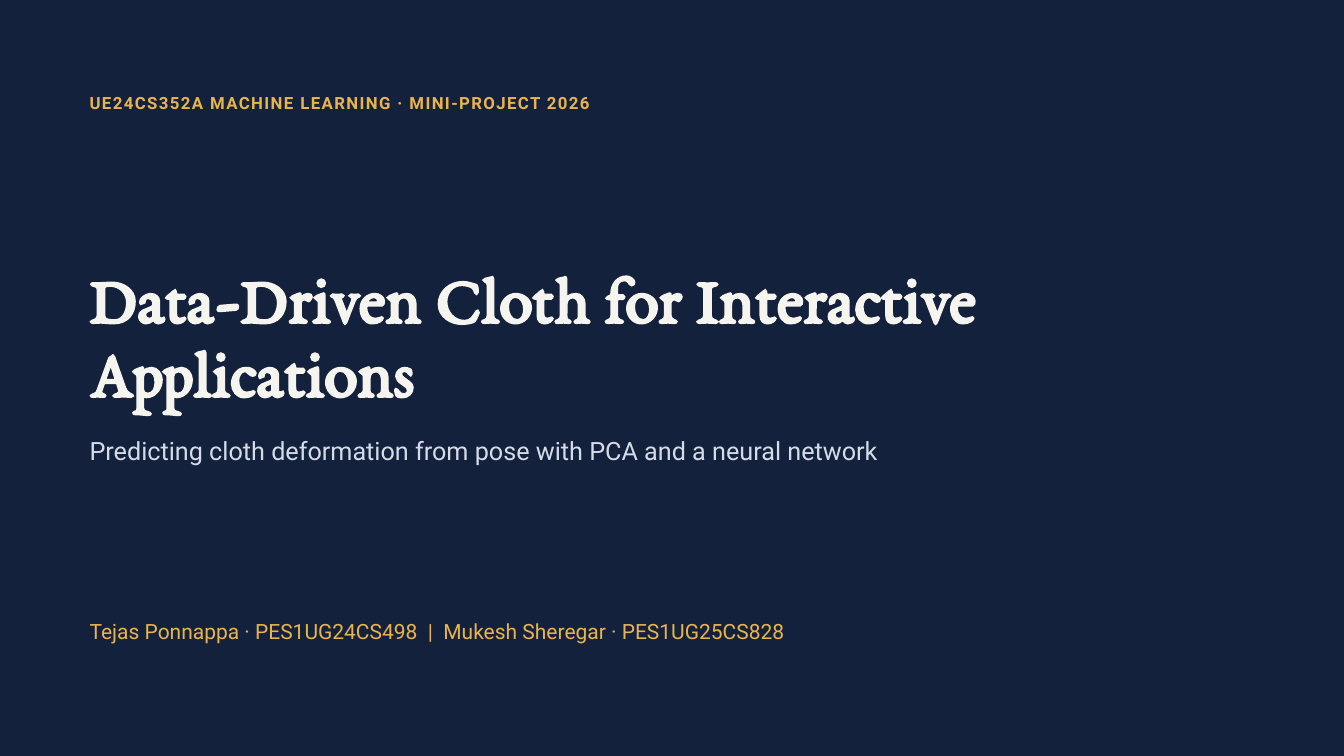
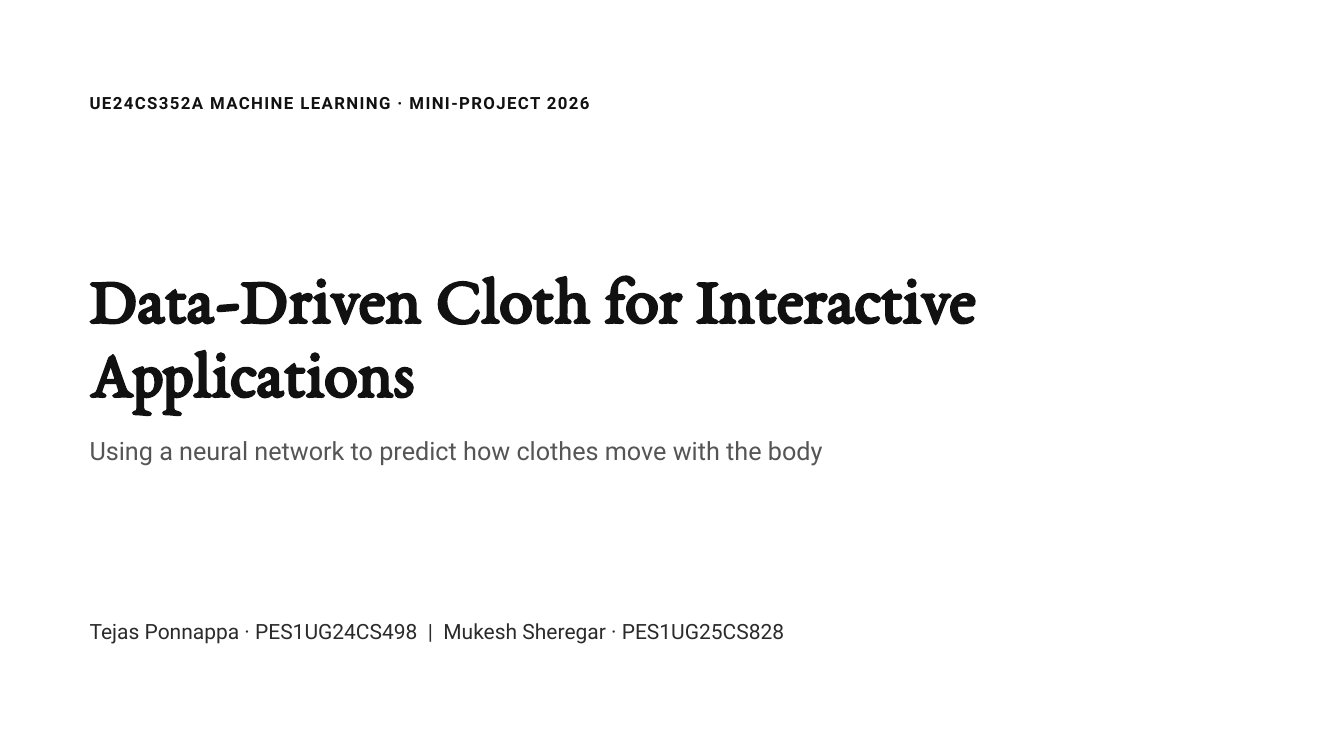
Before and after one commit to TejasPonnappa/data-driven-cloth-ml, a slide deck: slide 1 of docs/Data-Driven Cloth ML Mini-Project.pptx. Drawn at 1344x756 pixels with LibreOffice and Linux fonts; fonts in the diff are those of the drawing. Boxes give left, top, right and bottom in pixels: in the first picture for what was removed or moved away, otherwise in the second. Text is boxed around its words. In the diff, an @@ line names an element or a change of style, - is before the commit and + after.

```diff
--- a/docs/Data-Driven Cloth ML Mini-Project.pptx
+++ b/docs/Data-Driven Cloth ML Mini-Project.pptx
@@ background #14213D to #FFFFFF @@
@@ text "UE24CS352A MACHINE LEARNING · MINI-PROJECT ..." at (90, 97, 590, 109): text colour #E9B44C to #111111 @@
@@ title "Data-Driven Cloth for Interactive Applications" at (90, 275, 976, 413): text colour #F6F4EE to #111111 @@
@@ text at (90, 441, 823, 466): text changed; text colour #D5DCE8 to #555555 @@
-Predicting cloth deformation from pose with PCA and a neural network
+Using a neural network to predict how clothes move with the body
@@ text "Tejas Ponnappa · PES1UG24CS498 | ..." at (90, 623, 784, 644): text colour #E9B44C to #2B2B2B @@
```
Also in this commit, not shown: 1 other slide changed, 8 slides added, 11 slides removed.
